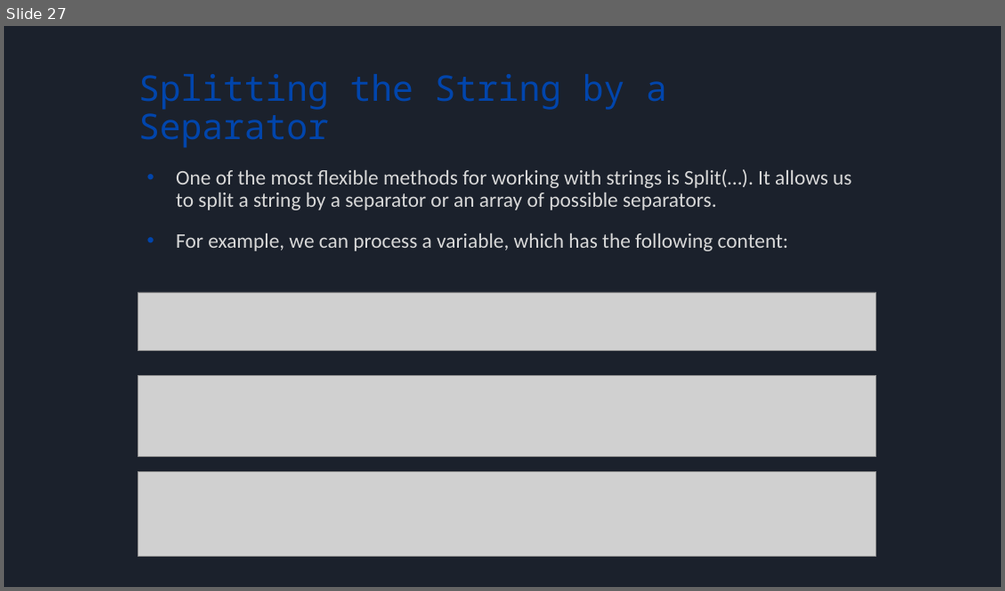
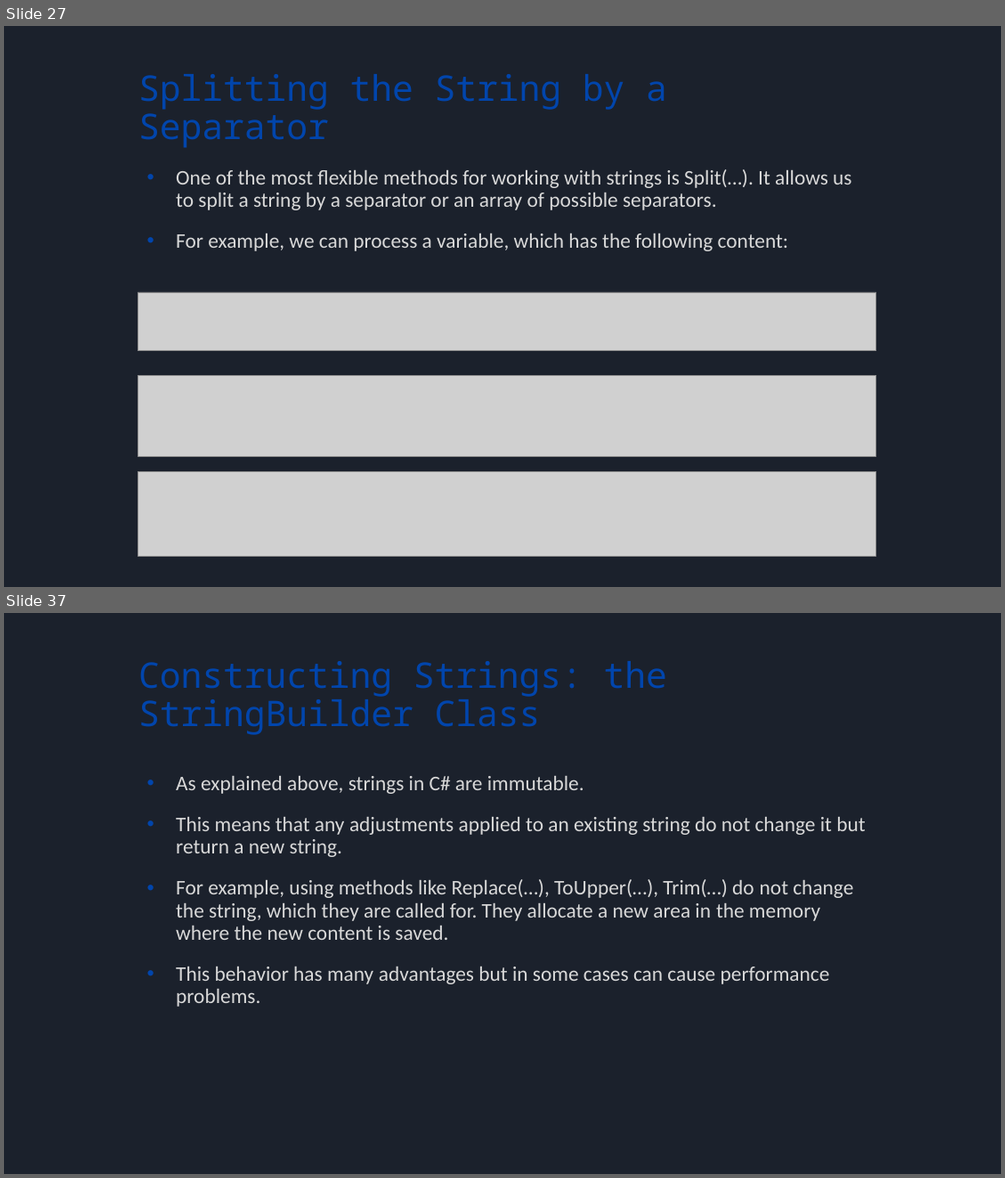
Before and after one commit to bulhard/Principles_Of_Programming, a slide deck: _Presentations/02 Working with strings and texts.pptx. Shown one above the other, each under a label of ours: slide 27 before the commit, slides 27 and 37 after it; the slides between them are not shown. The pictures are 1005x591 and 1005x1178 pixels, drawn with LibreOffice and Linux fonts; fonts in the diff are those of the drawing; grey boxes stand for pictures. Boxes give left, top, right and bottom in pixels: in the first picture for what was removed or moved away, otherwise in the second. Text is boxed around its words. In the diff, an @@ line names an element or a change of style, - is before the commit and + after.

```diff
--- a/_Presentations/02 Working with strings and texts.pptx
+++ b/_Presentations/02 Working with strings and texts.pptx
@@ slide 37 added at (4,613,1001,1174), background #1B212C @@
@@ title added at (138,661,667,735), 34 pt, text #0145AC @@
+Constructing Strings: the StringBuilder Class
@@ text added at (176,776,865,1006), 20 pt, text #D8D8D8 @@
+• As explained above, strings in C# are immutable.
+• This means that any adjustments applied to an existing string do not change it but return a new string.
+• For example, using methods like Replace(…), ToUpper(…), Trim(…) do not change the string, which they are called for. They allocate a new area in the memory where the new content is saved.
+• This behavior has many advantages but in some cases can cause performance problems.
```
Also in this commit, not shown: 21 other slides added, 6 other files.
